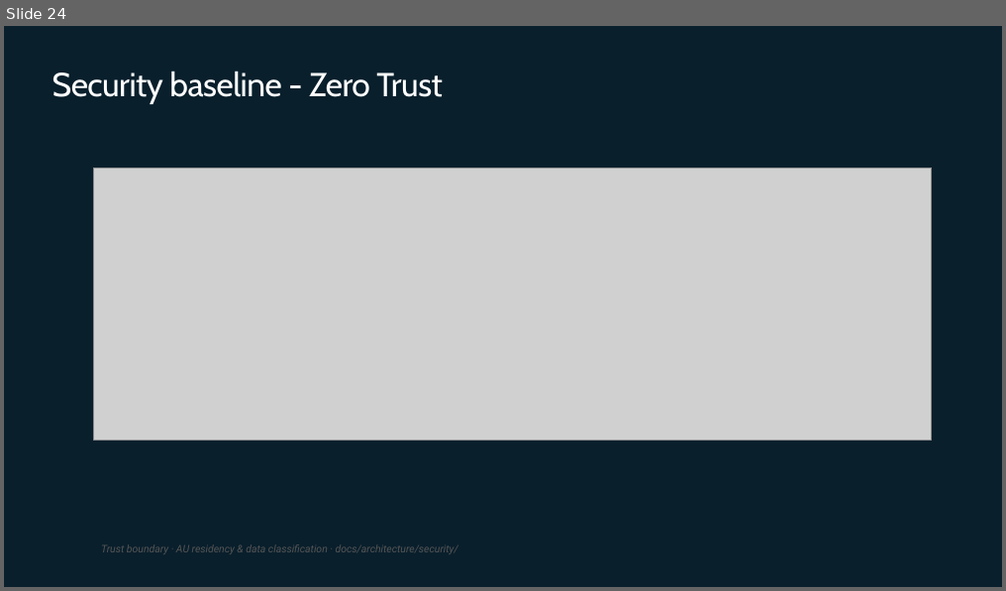
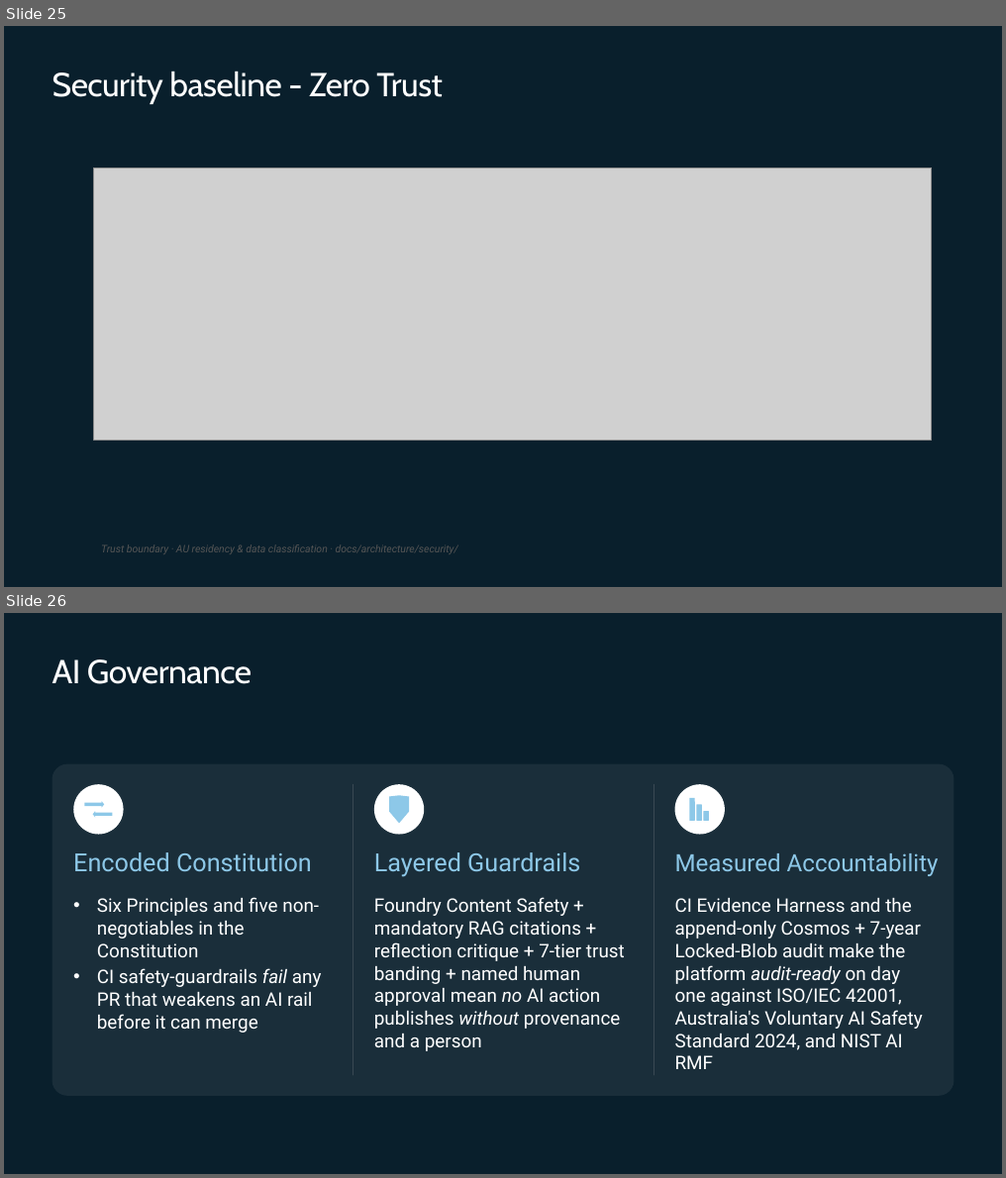
Before and after one commit to johnbilliris/ama, a slide deck: docs/ama-presentation/AMA_Capstone_Disaster_Response_Hub.pptx. Shown one above the other, each under a label of ours: slide 24 before the commit, slides 25 and 26 after it. The pictures are 1006x591 and 1006x1178 pixels, drawn with LibreOffice and Linux fonts; fonts in the diff are those of the drawing; grey boxes stand for pictures; background and template pictures are left out. Boxes give left, top, right and bottom in pixels: in the first picture for what was removed or moved away, otherwise in the second. Text is boxed around its words. In the diff, an @@ line names an element or a change of style, - is before the commit and + after.

```diff
--- a/docs/ama-presentation/AMA_Capstone_Disaster_Response_Hub.pptx
+++ b/docs/ama-presentation/AMA_Capstone_Disaster_Response_Hub.pptx
@@ slide 26 added at bbox=[4, 613, 1002, 1174], background #091F2C @@
@@ title added at bbox=[53, 660, 252, 684], 32 pt, text #FFFFFF @@
+AI Governance
@@ rounded rectangle added at bbox=[52, 764, 954, 1096], fill #FFFFFF at 7% opacity @@
@@ ellipse added at bbox=[73, 784, 124, 835], fill #FFFFFF @@
@@ line added from (352, 784) to (352, 1075), #3A4953 0.5 pt @@
@@ ellipse added at bbox=[374, 784, 425, 835], fill #FFFFFF @@
@@ line added from (653, 784) to (653, 1075), #3A4953 0.5 pt @@
@@ ellipse added at bbox=[675, 784, 725, 835], fill #FFFFFF @@
@@ right arrow added at bbox=[85, 801, 104, 808], fill #8DC8E8 @@
@@ left arrow added at bbox=[93, 811, 113, 818], fill #8DC8E8 @@
@@ freeform shape added at bbox=[389, 796, 409, 823], fill #8DC8E8 @@
@@ rounded rectangle added at bbox=[690, 798, 695, 821], fill #8DC8E8 @@
@@ rounded rectangle added at bbox=[696, 805, 702, 821], fill #8DC8E8 @@
@@ rounded rectangle added at bbox=[703, 811, 709, 821], fill #8DC8E8 @@
@@ text added at bbox=[73, 853, 312, 871], 24 pt, text #8DC8E8 @@
+Encoded Constitution
@@ text added at bbox=[374, 853, 580, 877], 24 pt, text #8DC8E8 @@
+Layered Guardrails
@@ text added at bbox=[675, 854, 939, 876], 23 pt, text #8DC8E8 @@
+Measured Accountability
@@ text added at bbox=[97, 897, 322, 1033], 18 pt, text #FFFFFF @@
+• Six Principles and five non-negotiables in the Constitution
+• CI safety-guardrails fail any PR that weakens an AI rail before it can merge
@@ text added at bbox=[374, 897, 625, 1052], 18 pt, text #FFFFFF @@
+Foundry Content Safety + mandatory RAG citations + reflection critique + 7-tier trust banding + named human approval mean no AI action publishes without provenance and a person
@@ text added at bbox=[675, 898, 923, 1069], 18 pt, text #FFFFFF @@
+CI Evidence Harness and the append-only Cosmos + 7-year Locked-Blob audit make the platform audit-ready on day one against ISO/IEC 42001, Australia's Voluntary AI Safety Standard 2024, and NIST AI RMF
@@ what was slide 24 is now slide 25 @@
```
Also in this commit, not shown: 2 slides changed, 1 other slide added, 19 other files.
